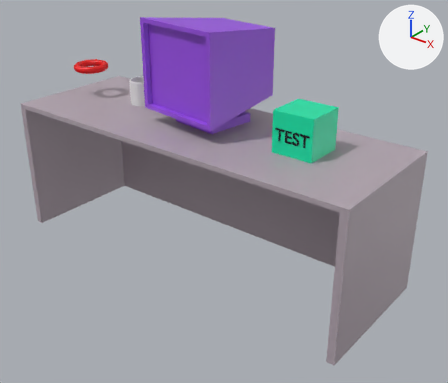
Before and after pictures for a commit that changed the Blender file raw/table.blend.
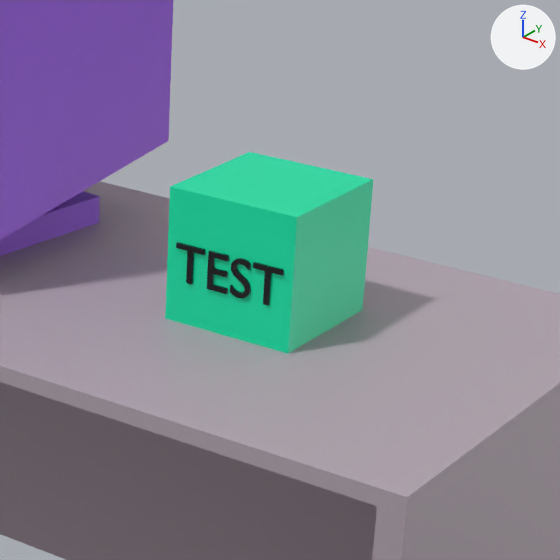
Old and new are each drawn whole from a 50 mm lens placed at (5.27, -5.52, 4.91), pointed at (0.39, 0.58, 1.12) and again close up on the part from 49% to 89% of the width and 13% to 60% of the height. Arrows for +X, +Y and +Z are at upper right; the lights stay in place.

The older version as bpy lines, for what is in view:
```python
me_cube = bpy.data.meshes.new('Cube')
me_cube.from_pydata(...)  # a box spanning x -1.0..1.0, y -1.0..1.0, z -1.0..1.0
me_cube.materials.append(mat_material_005)  # green #00e7a9
me_cube_001 = bpy.data.meshes.new('Cube.001')
me_cube_001.from_pydata(...)  # 16 vertices, 17 faces; spans x -1.0..1.0, y -1.0..1.0, z -1.02..1.0
me_cube_001.materials.append(mat_material_001)  # grey #b4a7b1
txt_text = bpy.data.curves.new('Text', 'FONT')
txt_text.body = 'TEST'
txt_text.materials.append(mat_material_004)  # black #000000
txt_text.extrude = 0.07
txt_text.align_x = 'CENTER'
txt_text.align_y = 'CENTER'
ob_cube = bpy.data.objects.new('Cube', me_cube)
ob_cube.location = (1.571, 0.68, 2.263)
ob_cube.rotation_euler = (0.0, 0.0, -1.571)  # degrees (0, 0, -90)
ob_cube.scale = (0.284, 0.284, 0.284)
ob_t_test = bpy.data.objects.new('t_test', txt_text)
ob_t_test.location = (1.573, 0.4, 2.244)
ob_t_test.rotation_euler = (1.571, 0.0, 0.0)  # degrees (90, 0, 0)
ob_t_test.scale = (0.225, 0.225, 0.225)
ob_table = bpy.data.objects.new('table', me_cube_001)
ob_table.location = (-0.006, 0.623, 1.0)
ob_table.rotation_euler = (0.0, 0.0, -1.571)  # degrees (0, 0, -90)
ob_table.scale = (1.0, 2.78, 1.0)
# also in view: 'computer' at (-0.09, 0.82, 2.7)
```
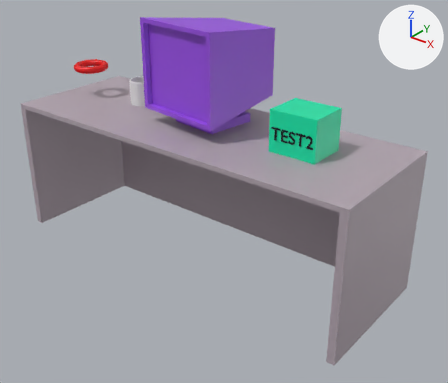
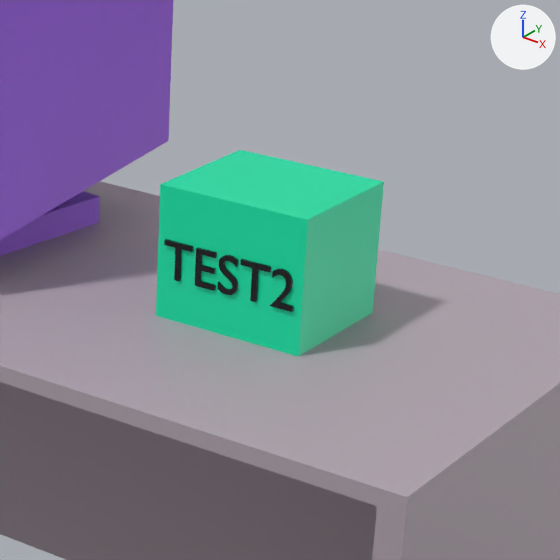
Changed parts and their boxes (x1, y1, x2, y2) in the close-ups (560 x 560 px):
'Cube', rescaled (10% wider): before (165, 152, 373, 353); after (156, 150, 384, 357)
't_test', text changed: before (176, 242, 284, 305); after (164, 239, 294, 312)

The change, as a list of edits to the scene's bpy script:
```text
Change txt_text:
    txt_text.body: 'TEST' -> 'TEST2'
Change ob_cube:
    ob_cube.scale: (0.284, 0.284, 0.284) -> (0.284, 0.329, 0.284)
```
